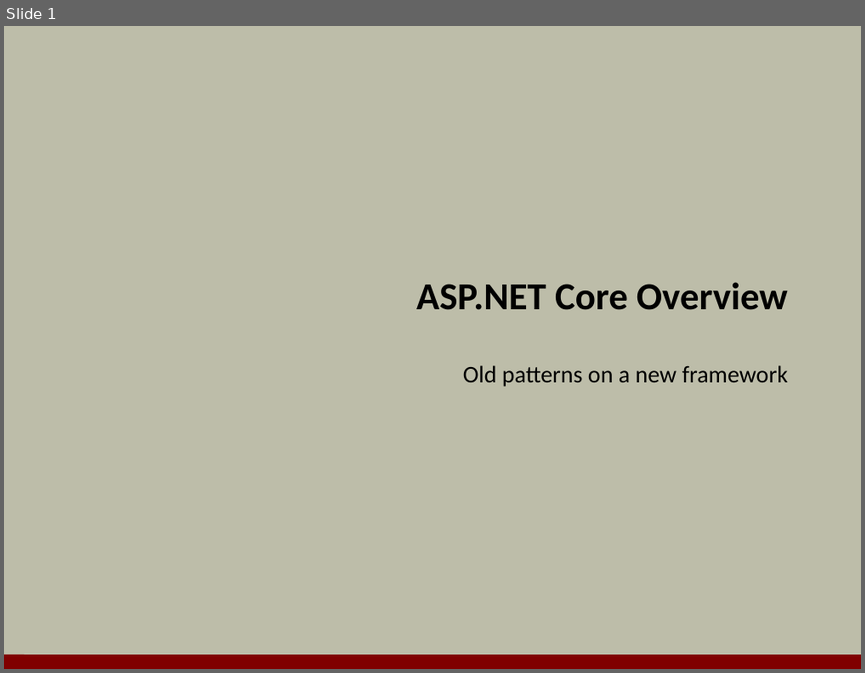
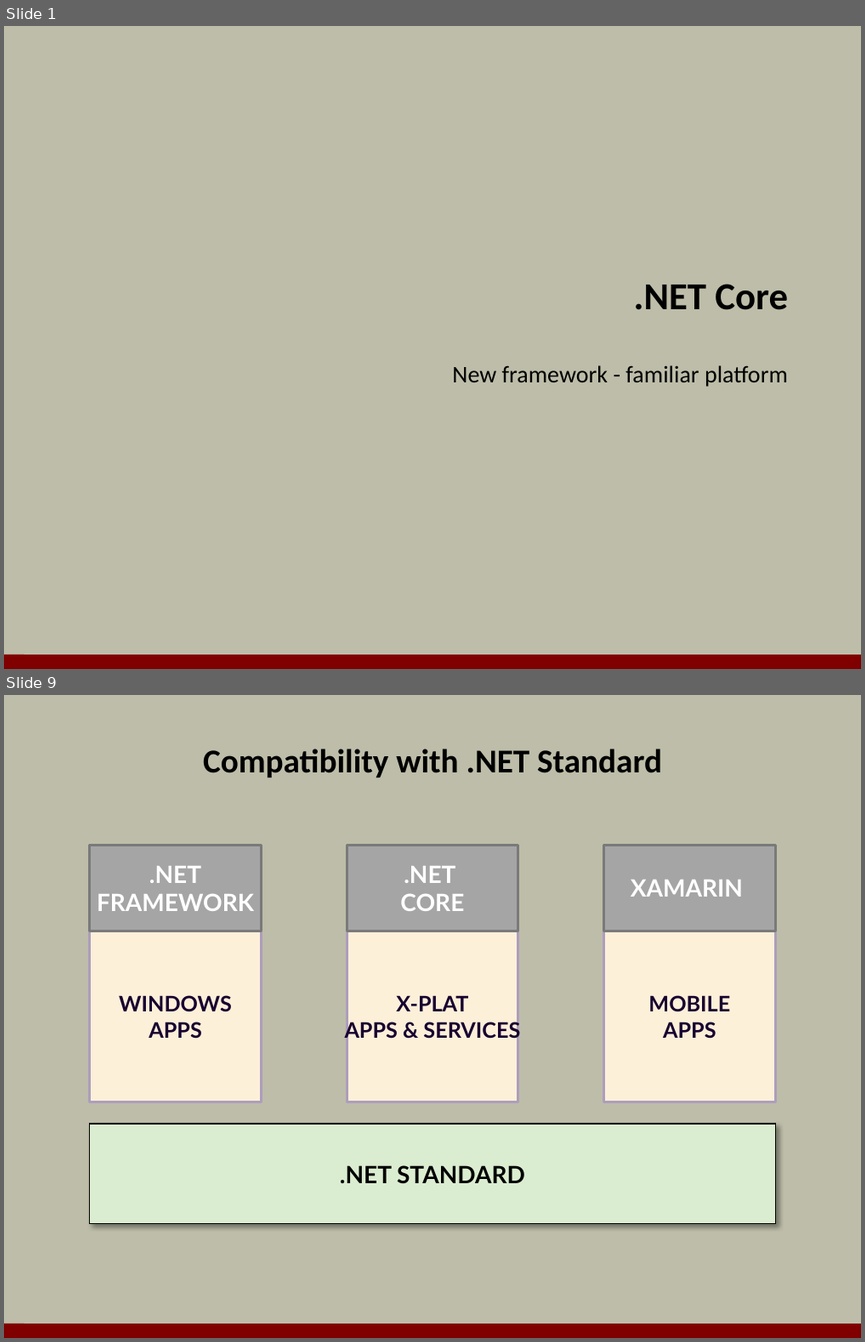
Before and after one commit to OdeToCode/classes, a slide deck: aspnet5/slides/01_Overview.pptx. Shown one above the other, each under a label of ours: slide 1 before the commit, slides 1 and 9 after it; the slides between them are not shown. The pictures are 865x673 and 865x1342 pixels, drawn with LibreOffice and Linux fonts; fonts in the diff are those of the drawing; background and template pictures are left out. Boxes give left, top, right and bottom in pixels: in the first picture for what was removed or moved away, otherwise in the second. Text is boxed around its words. In the diff, an @@ line names an element or a change of style, - is before the commit and + after.

```diff
--- a/aspnet5/slides/01_Overview.pptx
+++ b/aspnet5/slides/01_Overview.pptx
@@ slide 9 added at [4, 695, 861, 1338], background #BDBDA9; not listed: 1 template element that a slide beside it also shows @@
@@ title added at [203, 749, 662, 777], 28 pt, text #000000, bold @@
+Compatibility with .NET Standard
@@ rectangle added at [90, 845, 261, 930], fill #A5A5A5, outline #7A7A7A 2 pt, 20 pt, text #FFFFFF, bold @@
+.NET
+FRAMEWORK
@@ rectangle added at [347, 845, 518, 930], fill #A5A5A5, outline #7A7A7A 2 pt, 20 pt, text #FFFFFF, bold @@
+.NET
+CORE
@@ rectangle added at [604, 845, 775, 930], fill #A5A5A5, outline #7A7A7A 2 pt, 20 pt, text #FFFFFF, bold @@
+XAMARIN
@@ rectangle added at [90, 930, 261, 1102], fill #FDF0D9, outline #AD9EBD 2 pt, 18 pt, text #17002F, bold @@
+WINDOWS
+APPS
@@ rectangle added at [347, 930, 518, 1102], fill #FDF0D9, outline #AD9EBD 2 pt, 18 pt, text #17002F, bold @@
+X-PLAT
+APPS & SERVICES
@@ rectangle added at [604, 930, 775, 1102], fill #FDF0D9, outline #AD9EBD 2 pt, 18 pt, text #17002F, bold @@
+MOBILE
+APPS
@@ rectangle added at [90, 1123, 775, 1224], fill #DBEDD0, outline #000000 0.75 pt, 20 pt, text #000000, bold @@
+.NET STANDARD
@@ slide 1 changed as well @@
@@ title at [634, 284, 788, 310]: text changed @@
-ASP.NET Core Overview
+.NET Core
@@ subtitle at [452, 365, 788, 386]: text changed @@
-Old patterns on a new framework
+New framework - familiar platform
```
Also in this commit, not shown: 11 other slides added, 17 slides removed, 6 other files.
